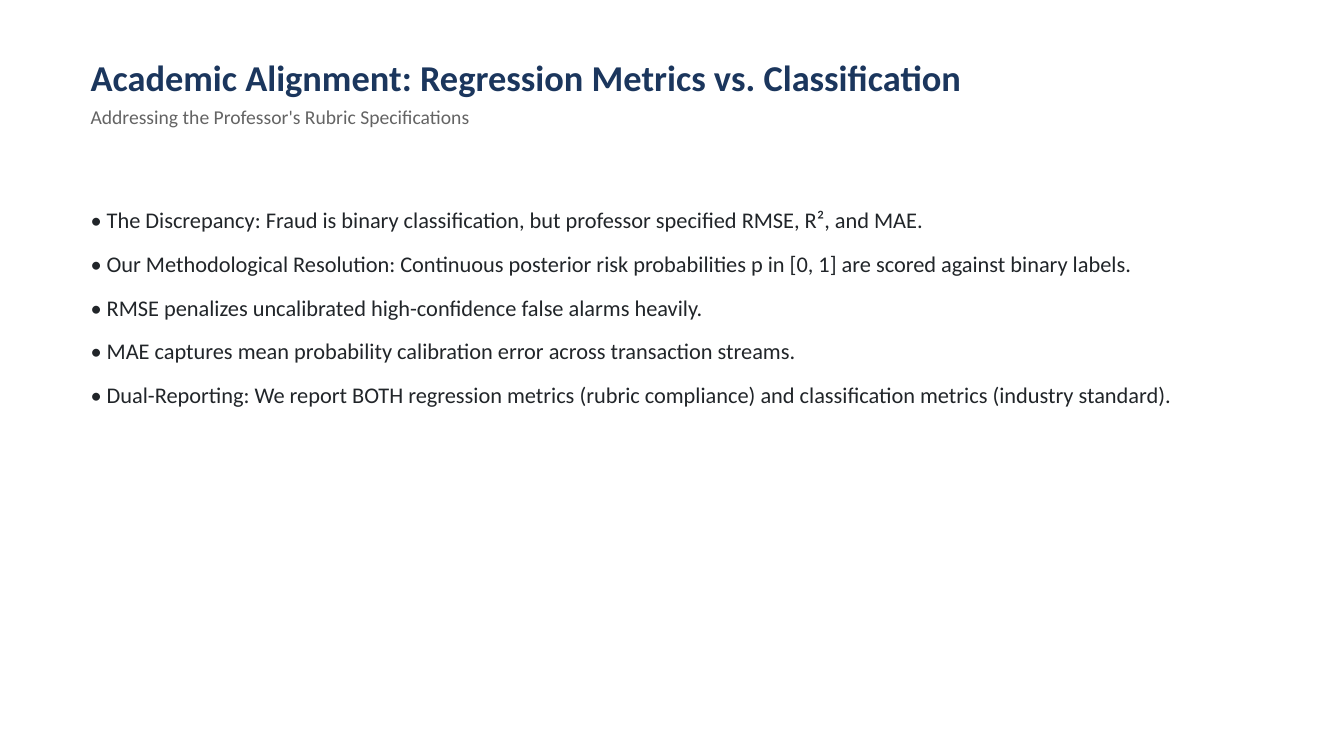
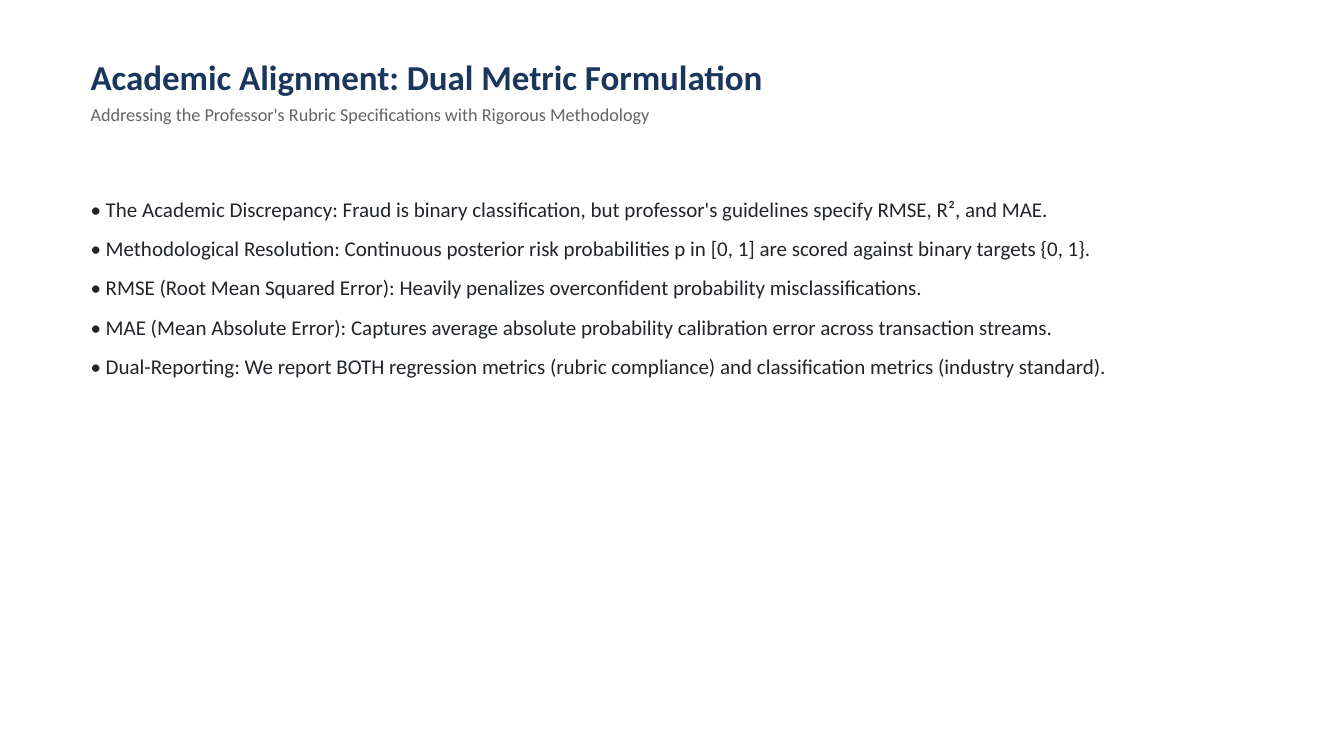
Before and after one commit to Akshayshetty742/online-payment-fraud-detection, a slide deck: slide 3 of presentation/online_payment_fraud_detection.pptx. Drawn at 1344x756 pixels with LibreOffice and Linux fonts; fonts in the diff are those of the drawing. Boxes give left, top, right and bottom in pixels: in the first picture for what was removed or moved away, otherwise in the second. Text is boxed around its words. In the diff, an @@ line names an element or a change of style, - is before the commit and + after.

Commit message:
feat: integrate official fastai, update benchmarks, reports, and presentation

```diff
--- a/presentation/online_payment_fraud_detection.pptx
+++ b/presentation/online_payment_fraud_detection.pptx
@@ text at (91,65,762,124): text changed; size 26 to 13 pt; text colour #1B365D to #646464; bold off @@
-Academic Alignment: Regression Metrics vs. Classification
-Addressing the Professor's Rubric Specifications
+Academic Alignment: Dual Metric Formulation
+Addressing the Professor's Rubric Specifications with Rigorous Methodology
@@ text "• The Academic Discrepancy: Fraud ...": place and size @@
-text "• The Academic Discrepancy: Fraud ..." at (107,210,1171,407)
+text "• The Academic Discrepancy: Fraud ..." at (106,201,1106,378)
@@ text at (106,201,1091,339): text changed; size 16 to 15 pt @@
-• The Discrepancy: Fraud is binary classification, but professor specified RMSE, R², and MAE.
-• Our Methodological Resolution: Continuous posterior risk probabilities p in [0, 1] are scored against binary labels.
-• RMSE penalizes uncalibrated high-confidence false alarms heavily.
-• MAE captures mean probability calibration error across transaction streams.
+• The Academic Discrepancy: Fraud is binary classification, but professor's guidelines specify RMSE, R², and MAE.
+• Methodological Resolution: Continuous posterior risk probabilities p in [0, 1] are scored against binary targets {0, 1}.
+• RMSE (Root Mean Squared Error): Heavily penalizes overconfident probability misclassifications.
+• MAE (Mean Absolute Error): Captures average absolute probability calibration error across transaction streams.
@@ text at (106,359,1106,378): size 16 to 15 pt in "• Dual-Reporting: We report BOTH regression metrics ..."; less space between paragraphs @@
```
Also in this commit, not shown: 10 other slides changed, 27 other files.
